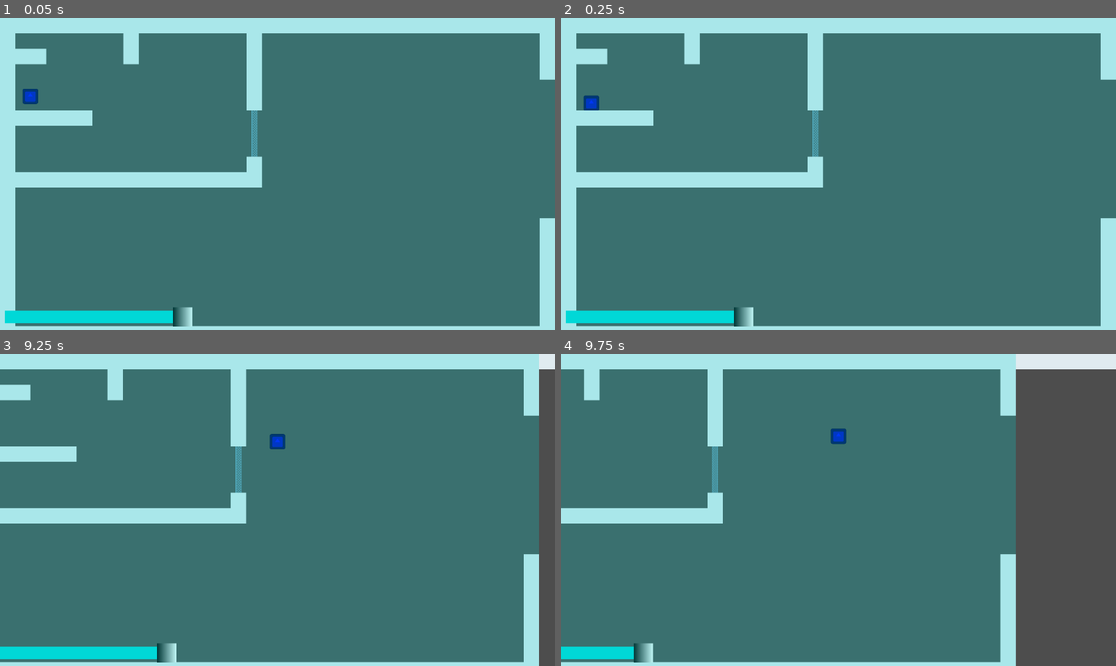
Above: before the commit, frames 1-4 (two rows, left to right).
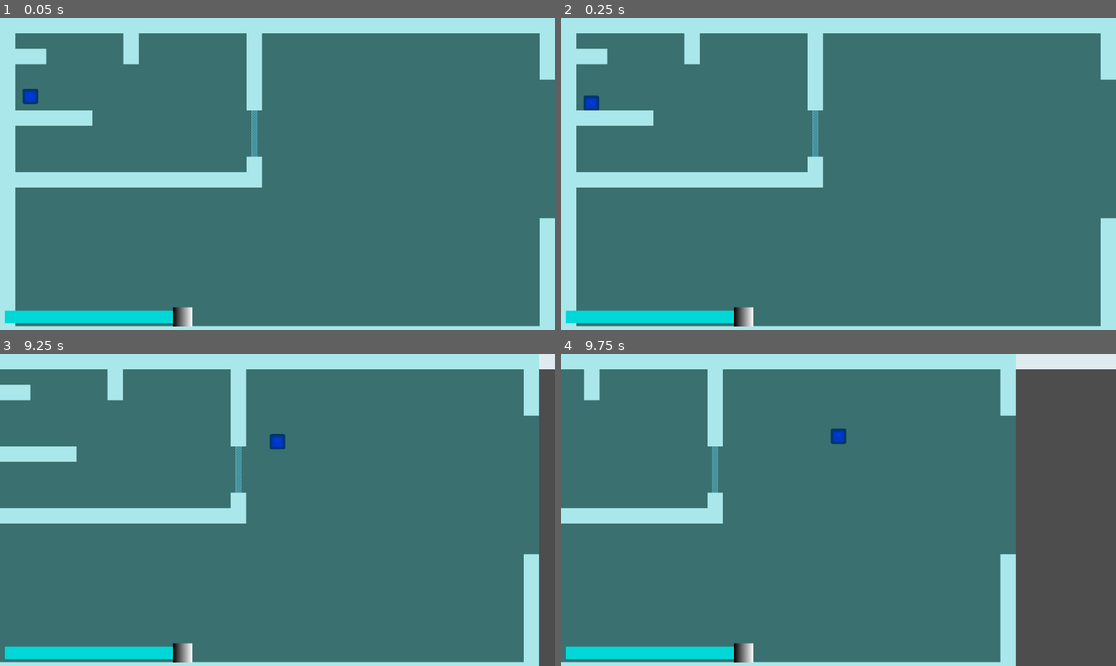
Above: after the commit, the same moments.

Repository: duncathan/ggj-2025
Game: Godot game, scene res://src/main_scene.tscn
The game is run twice, just before and just after one commit, with the same random seed, the same clock (stepped at 60 frames per second) and the same inputs. The engine's default icon, where the game draws it, is replaced by a stand-in: a white triangle on a blue panel in a dark square.
Inputs:
- Up to frame 1 (0.05 s): no input
- Up to frame 2 (0.25 s): no input
- Up to frame 3 (9.25 s): tap Enter at 0.5 s; hold Right (game_right) 0.53-2.03 s; tap Space (game_jump) at 0.77, 1.52, 3.02, 3.77, 4.52, 6.02, 6.77, 7.52, 9.02 s; hold Left (game_left) 2.03-2.78 s; hold Right (game_right) 2.78-4.28 s; hold Left (game_left) 4.28-5.03 s; hold Right (game_right) 5.03-5.78 s; hold Left (game_left) 5.78-7.28 s; hold Right (game_right) from 7.28 s (still down)
- Up to frame 4 (9.75 s): release Right (game_right) at 9.53 s; hold Left (game_left) from 9.53 s (still down)

The runs differ from the first frame. In frame 1, 0.2% of the frame differs, in the area x 31-35%, y 92-99%; in frame 2, 0.2%; in frame 3, 0.4%; in frame 4, 1.0%, in the area x 0-35%, y 92-99%.

Commit message:
viewport

Diff:
--- a/src/main_scene.tscn
+++ b/src/main_scene.tscn
@@ -9,7 +9,14 @@
 
 [node name="Main Scene" type="Node2D"]
 
-[node name="Level" parent="." instance=ExtResource("1_gcpyr")]
+[node name="SubViewportContainer" type="SubViewportContainer" parent="."]
+offset_right = 40.0
+offset_bottom = 40.0
+
+[node name="SubViewport" type="SubViewport" parent="SubViewportContainer"]
+size = Vector2i(1152, 648)
+
+[node name="Level" parent="SubViewportContainer/SubViewport" instance=ExtResource("1_gcpyr")]
 
 [node name="UI" type="Control" parent="."]
 layout_mode = 3
